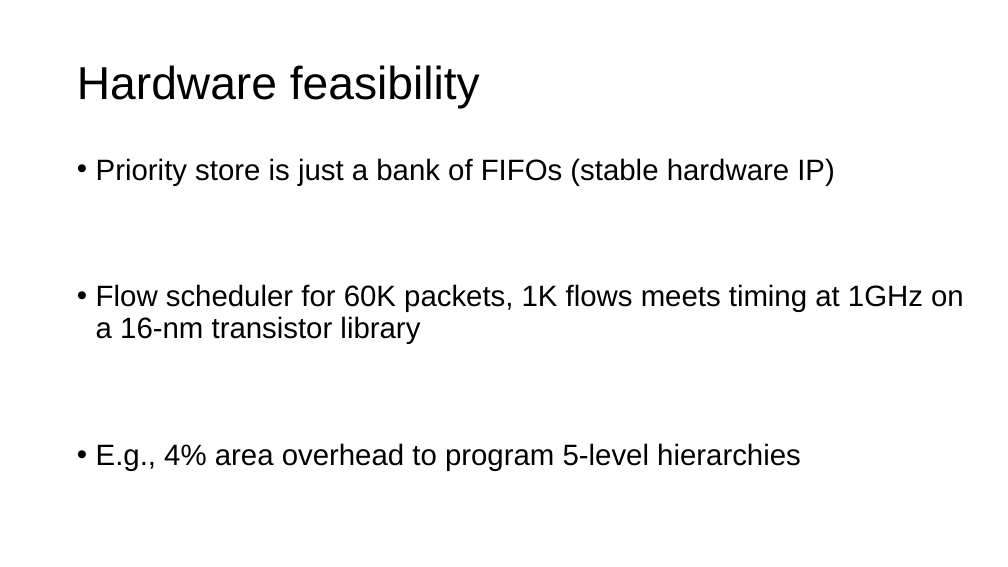
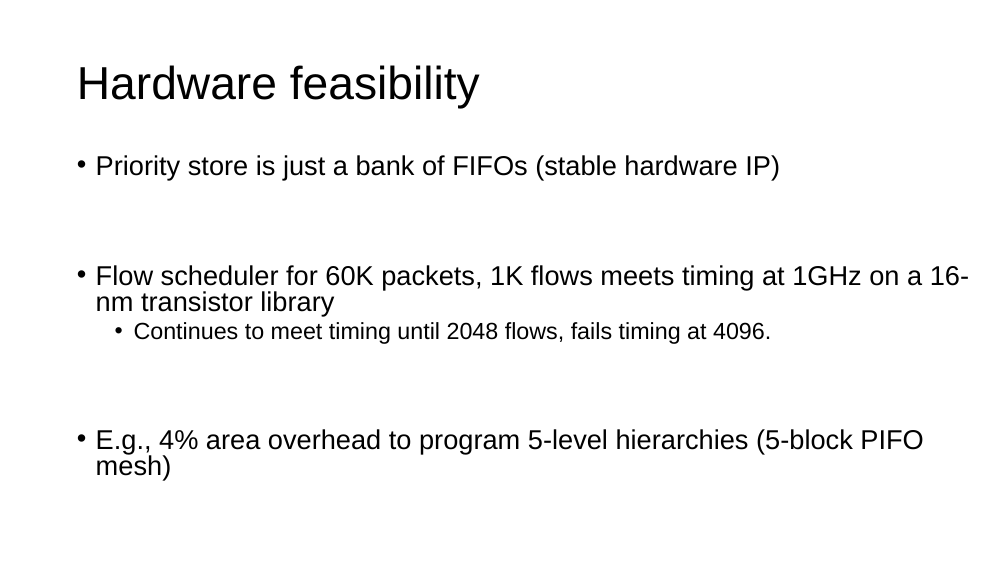
Before and after one commit to anirudhSK/pifo-domino-marple-ppts, a slide deck: slide 52 of domino_pifo.pptx (slide 47 before the commit). Drawn at 1008x567 pixels with LibreOffice and Linux fonts; fonts in the diff are those of the drawing. Boxes give left, top, right and bottom in pixels: in the first picture for what was removed or moved away, otherwise in the second. Text is boxed around its words. In the diff, an @@ line names an element or a change of style, - is before the commit and + after.

```diff
--- a/domino_pifo.pptx
+++ b/domino_pifo.pptx
@@ text at <box>96,155,969,316</box>: size 28 to 25.9 pt in "Priority store is just a bank of ...", "Flow scheduler for 60K packets, 1K flows ..."; line spacing 0.9 to 0.8 @@
@@ text at <box>96,322,923,480</box>: text changed; size 28 to 25.9 pt @@
-• E.g., 4% area overhead to program 5-level hierarchies
+  • Continues to meet timing until 2048 flows, fails timing at 4096.
+• E.g., 4% area overhead to program 5-level hierarchies (5-block PIFO mesh)
```
Also in this commit, not shown: 7 slides added.
